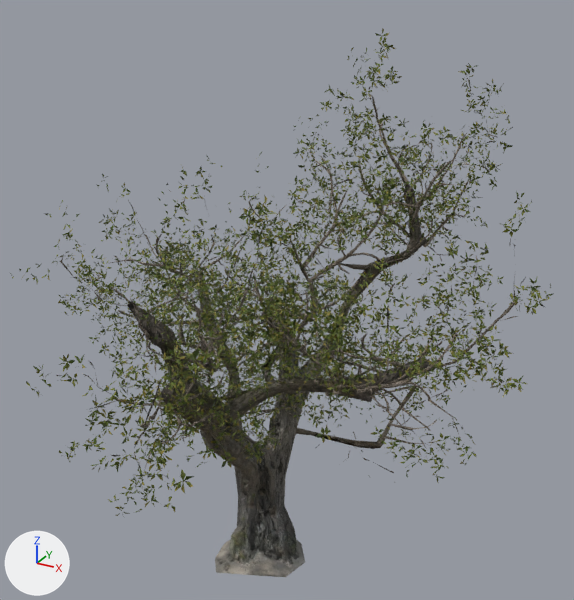
Two versions of the glTF model public/assets/models/island_tree_01.glb, one commit apart.
Camera for both pictures: a 50 mm camera at (3.35, -5.45, 5.6) aimed at (0.16, 0.34, 2.7). Every picture has the same lights, and +X, +Y and +Z are marked at lower left. The first picture is the older version. Where no turn or scale is listed for an object, it has been applied to the vertices. Vertices at exactly the same position are counted once.

The older version as bpy lines, for what is in view:
```python
me_island_trees_01_blockout_cleaned = bpy.data.meshes.new('island_trees_01_blockout_cleaned')
me_island_trees_01_blockout_cleaned.from_pydata(...)  # 64695 vertices, 30201 faces; spans x -2.37..2.37, y -2.4..2.4, z -2.51..2.51
# faces by material slot: [1186, 21200, 7815]
me_island_trees_01_blockout_cleaned.materials.append(mat_island_tree_01)
me_island_trees_01_blockout_cleaned.materials.append(mat_island_tree_01_leaves)
me_island_trees_01_blockout_cleaned.materials.append(mat_island_tree_01_branches)
ob_island_tree_01_lod0 = bpy.data.objects.new('island_tree_01_LOD0', me_island_trees_01_blockout_cleaned)
ob_island_tree_01_lod0.location = (0.04, 0.17, 2.5)
```
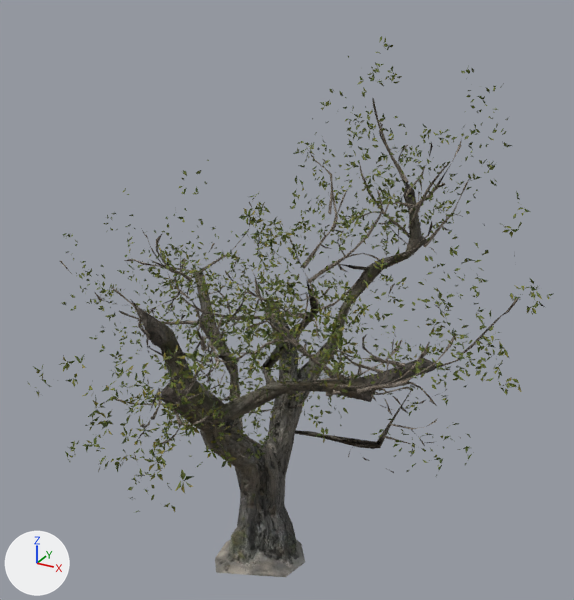
Where the newer file only moved an object's origin or applied its transform, the numbers keep the older frame.

Location of each change, (x1, y1, x2, y2) in pixels of the pictures (574 x 600 px):
'island_tree_01_LOD0', reshaped: before (10, 28, 553, 577); after (28, 36, 553, 577)
part 1 of me_island_trees_01_blockout_cleaned, deleted: before (10, 28, 551, 516)
part 2 of me_island_trees_01_blockout_cleaned, cut back: before (26, 33, 540, 577); after (99, 63, 496, 481)
part 3 of me_island_trees_01_blockout_cleaned, surface changed: after (149, 181, 463, 407)

Patch to the scene script:
```diff
--- a/public/assets/models/island_tree_01.glb.py
+++ b/public/assets/models/island_tree_01.glb.py
@@ me_island_trees_01_blockout_cleaned @@
 # used by ob_island_tree_01_lod0; location = (0.04, 0.17, 2.5)
-me_island_trees_01_blockout_cleaned.from_pydata(...)  # 64695 vertices, 30201 faces; spans x -2.37..2.37, y -2.4..2.4, z -2.51..2.51
+me_island_trees_01_blockout_cleaned.from_pydata(...)  # 20297 vertices, 11268 faces; spans x -2.32..2.36, y -2.39..2.36, z -2.51..2.45
+# me_island_trees_01_blockout_cleaned part 1: 12215 loose pieces with 37566 vertices, spanning x -2.34..2.37, y -2.4..2.4, z -1.76..2.51, are deleted
+# me_island_trees_01_blockout_cleaned part 2: 188 vertices moved within x -2.27..2.03, y -2.14..1.92, z -1.17..2.08; 6847 vertices removed from x -2.37..2.31, y -2.35..2.37, z -2.51..2.47; 15 vertices added at x -1.09..1.26, y -1.83..1.64, z -0.93..1.08
+# me_island_trees_01_blockout_cleaned part 3: 16 kept faces spanning x -1.13..1.57, y -1.74..1.98, z -0.84..1.09 get new texture (UV) coordinates
 me_island_trees_01_blockout_cleaned.materials.append(mat_island_tree_01)
```
